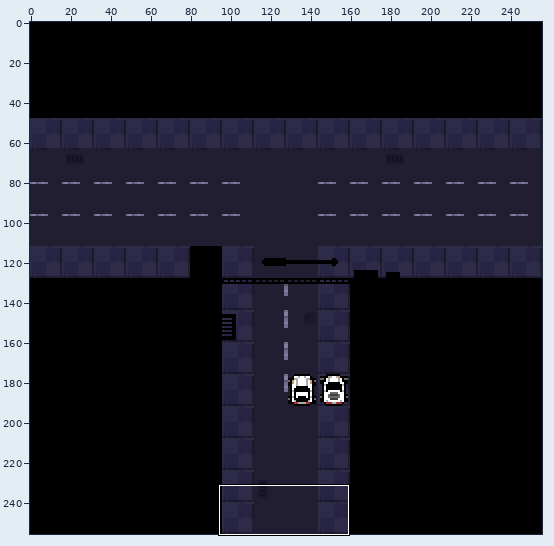
File history of a pixel-art file, art/sprite1.aseprite. Above, an overview of the earlier version with the close-up marked.
Close-up. Before the edit:
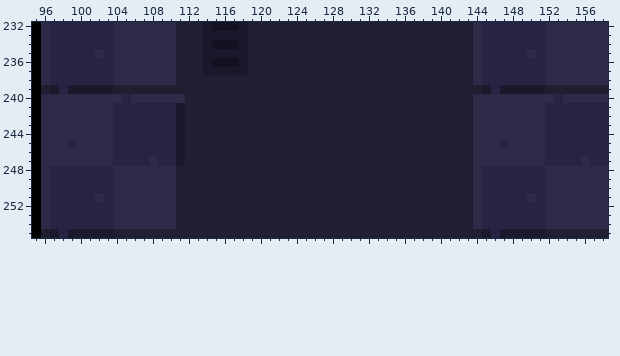
256x256 pixels, 1 frame. Colours within 5 levels of each other are drawn and written as one. Shown: x 95..158, y 232..255. The commit also changed other parts of the picture, which this record leaves out.
After the commit:
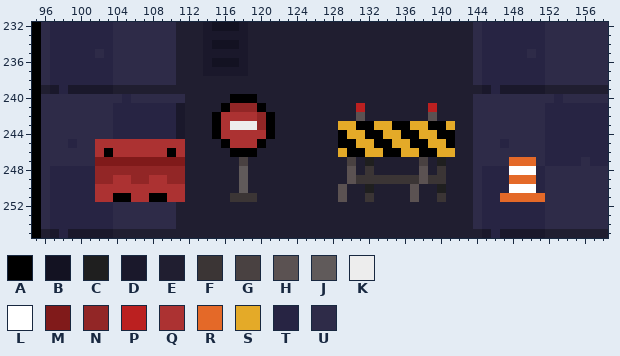
Palette (. is transparent): A #000000  B #131222  C #1f1f1f  D #1a182b  E #201e30  F #3b3535  G #494141  H #5b5252  J #605a5a  K #ededed  L #ffffff  M #801a1a  N #922626  P #bb2020  Q #ac3232  R #e46928  S #e4aa28  T #272443  U #2e2b48
Diff:
layer "objects" added
Layer "objects":
The edit turns colour E into colour A in row 240 at x 117 to 119; in row 241 at x 116 and 120; in row 242 at x 115 and 121; in row 243 at x 115, 121, 131 to 132, 135 to 136 and 139 to 140; in row 244 at x 115, 121, 129, 132 to 133, 136 to 137 and 140 to 141; in row 245 at x 116, 120, 129 to 130, 133 to 134, 137 to 138 and 141.
The edit turns colour E into colour A in row 246 at x 117 to 119, 130 to 131, 134 to 135 and 138 to 139.
The edit turns colour T into colour A in row 246 at x 110.
The edit turns colour U into colour A in row 246 at x 103; in row 251 at x 104 to 105 and 108 to 109.
The edit turns colour E into colour C in row 247 at x 132 and 140; in row 250 at x 132 and 140.
The edit turns colour E into colour F in row 248 at x 132 and 140; in row 249 at x 131 to 137 and 139 to 140; in row 251 at x 117 to 119, 132 and 140.
The edit turns colour E into colour G in row 247 at x 118, 130 and 138.
The edit turns colour E into colour H in row 242 at x 131 and 139; in rows 248 to 249 at x 130 and 138; in rows 250 to 251 at x 129 and 137.
The edit turns colour E into colour J in rows 248 to 250 at x 118.
The edit turns colour E into colour K in row 243 at x 117 to 119.
The edit turns colour T into colour L in row 248 at x 148 to 150; in row 250 at x 148 to 150.
The edit turns colour D into colour M in row 247 at x 111.
The edit turns colour T into colour M in row 247 at x 104 to 107 and 109 to 110.
The edit turns colour U into colour M in row 247 at x 102 to 103 and 108.
The edit turns colour E into colour N in row 241 at x 117 to 119; in rows 242 to 243 at x 120; in rows 248 to 249 at x 111.
The edit turns colour T into colour N in rows 248 to 249 at x 102 to 103.
The edit turns colour U into colour N in row 248 at x 104 to 110; in row 249 at x 106 to 107 and 110.
The edit turns colour E into colour P in row 241 at x 131 and 139.
The edit turns colour D into colour Q in rows 245 to 246 at x 111.
The edit turns colour E into colour Q in row 242 at x 116 to 119; in row 243 at x 116; in row 244 at x 116 to 120; in row 245 at x 117 to 119; in rows 250 to 251 at x 111.
The edit turns colour T into colour Q in row 245 at x 104 to 110; in row 246 at x 104 to 109; in row 250 at x 102 to 103; in row 251 at x 103.
The edit turns colour U into colour Q in row 245 at x 102 to 103; in row 246 at x 102; in row 249 at x 104 to 105 and 108 to 109; in row 250 at x 104 to 110; in row 251 at x 102, 106 to 107 and 110.
The edit turns colour T into colour R in row 249 at x 148 to 150; in row 251 at x 147 to 149 and 151.
The edit turns colour U into colour R in row 247 at x 148 to 150; in row 251 at x 150.
The edit turns colour E into colour S in row 243 at x 129 to 130, 133 to 134, 137 to 138 and 141; in row 244 at x 130 to 131, 134 to 135 and 138 to 139; in row 245 at x 131 to 132, 135 to 136 and 139 to 140; in row 246 at x 129, 132 to 133, 136 to 137 and 140 to 141.
Pixel boxes of the changes (left, top, right, bottom) in both close-ups:
changed: (95, 94, 275, 202)
changed: (338, 103, 455, 202)
changed: (500, 157, 545, 202)
